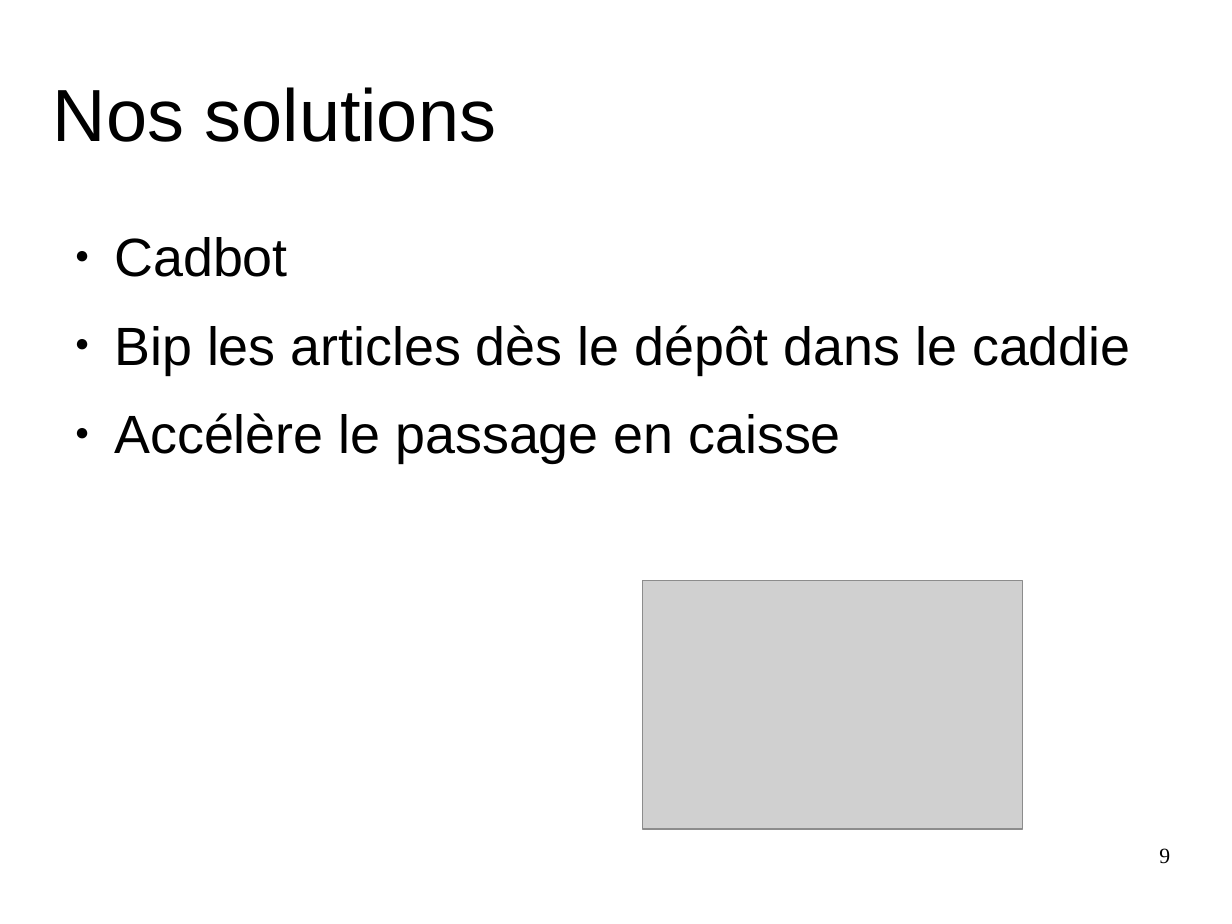
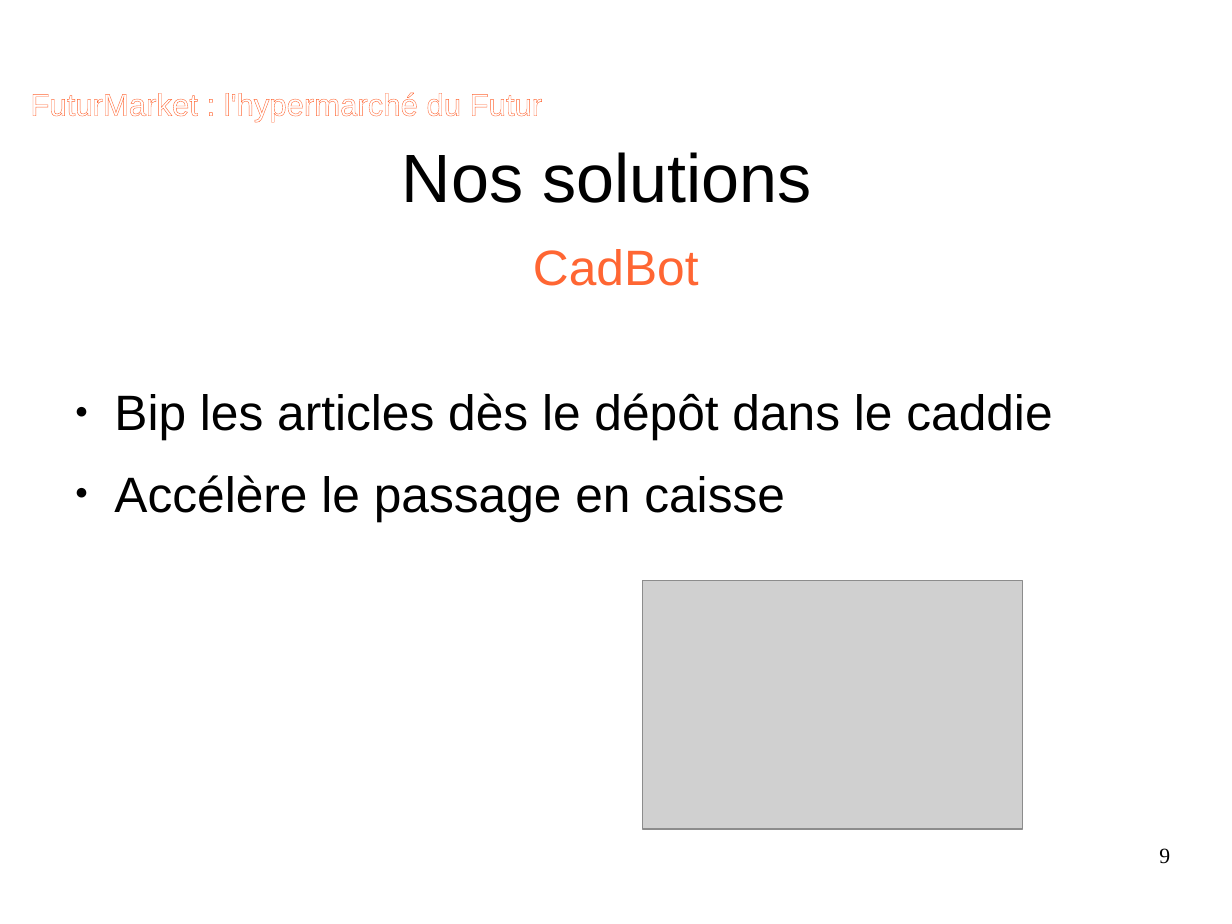
Before and after one commit to agerussi/supermarche, a slide deck: slide 9 of impress_FD.odp. Drawn at 1232x924 pixels with LibreOffice and Linux fonts; fonts in the diff are those of the drawing; grey boxes stand for pictures; background and template pictures are left out. Boxes give left, top, right and bottom in pixels: in the first picture for what was removed or moved away, otherwise in the second. Text is boxed around its words. In the diff, an @@ line names an element or a change of style, - is before the commit and + after.

Commit message:
1ere version homogène Manque DSS cadbot, maquette, ....

```diff
--- a/impress_FD.odp
+++ b/impress_FD.odp
@@ text added at [30,92,542,122], 20 pt, text #FFFFFF @@
+FuturMarket : l'hypermarché du Futur
@@ title "Nos solutions": place and size @@
-title "Nos solutions" at [53,87,496,142]
+title "Nos solutions" at [402,152,811,203]
@@ title "Nos solutions" at [402,152,811,203]: size 47.6 to 44 pt; alignment left to centre @@
@@ text at [114,237,287,277]: paragraph removed @@
-● Cadbot
@@ text added at [533,249,699,286], 32 pt, text #FF6633 @@
+CadBot
@@ text "Bip les articles dès le ...": place and size @@
-text "Bip les articles dès le ..." at [114,237,1130,463]
+text "Bip les articles dès le ..." at [114,393,1052,521]
@@ text "Bip les articles dès le ..." at [114,393,1052,521]: size 34.7 to 32 pt; less space between paragraphs @@
```
Also in this commit, not shown: 18 other slides changed, 2 slides added, 2 slides removed.
